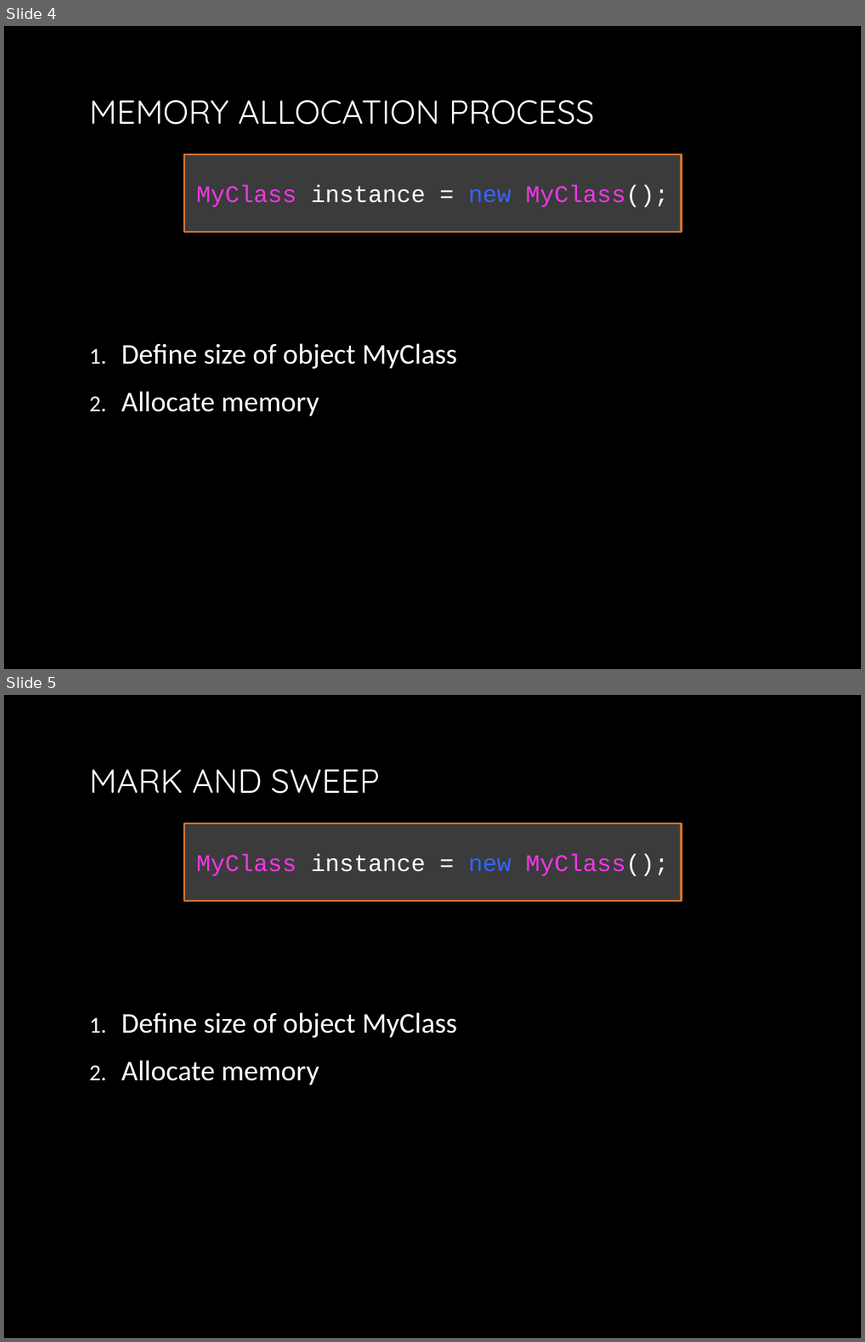
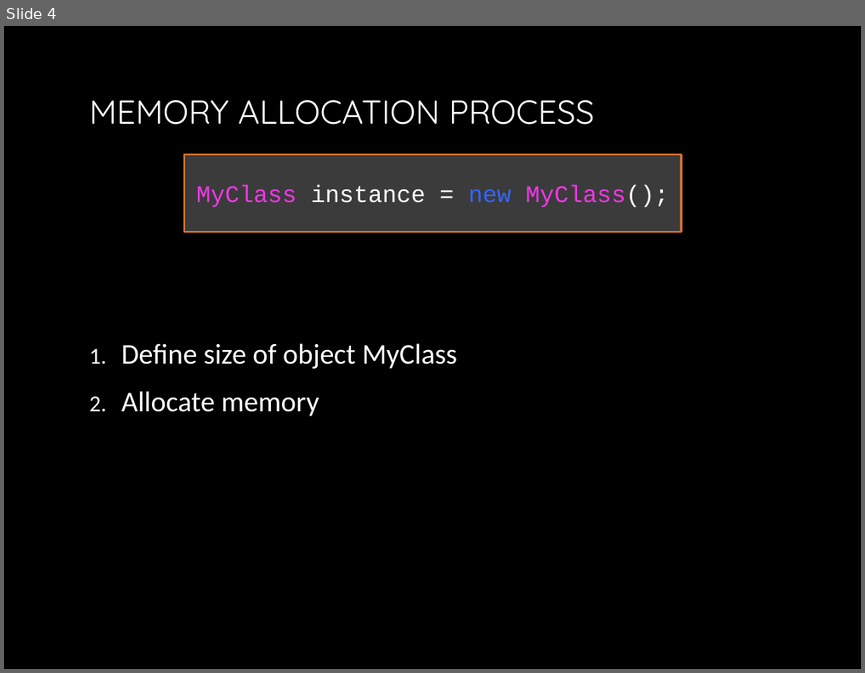
Before and after one commit to yuriyshapovalov/slides, a slide deck: ppt/Garbage collection in dotnet.pptx. Shown one above the other, each under a label of ours: slides 4 and 5 before the commit, slide 4 after it. The pictures are 865x1342 and 865x673 pixels, drawn with LibreOffice and Linux fonts; fonts in the diff are those of the drawing; background and template pictures are left out. Boxes give left, top, right and bottom in pixels: in the first picture for what was removed or moved away, otherwise in the second. Text is boxed around its words. In the diff, an @@ line names an element or a change of style, - is before the commit and + after.

```diff
--- a/ppt/Garbage collection in dotnet.pptx
+++ b/ppt/Garbage collection in dotnet.pptx
@@ slide 5 removed at bbox=[4, 695, 861, 1338], background picture (left out) @@
@@ title removed at bbox=[89, 769, 380, 794] @@
-MARK AND SWEEP
@@ rectangle removed at bbox=[184, 823, 681, 901] @@
-MyClass instance = new MyClass();
@@ text removed at bbox=[121, 1012, 457, 1085] @@
-1. Define size of object MyClass
-2. Allocate memory
```
Also in this commit, not shown: 2 slides added.
